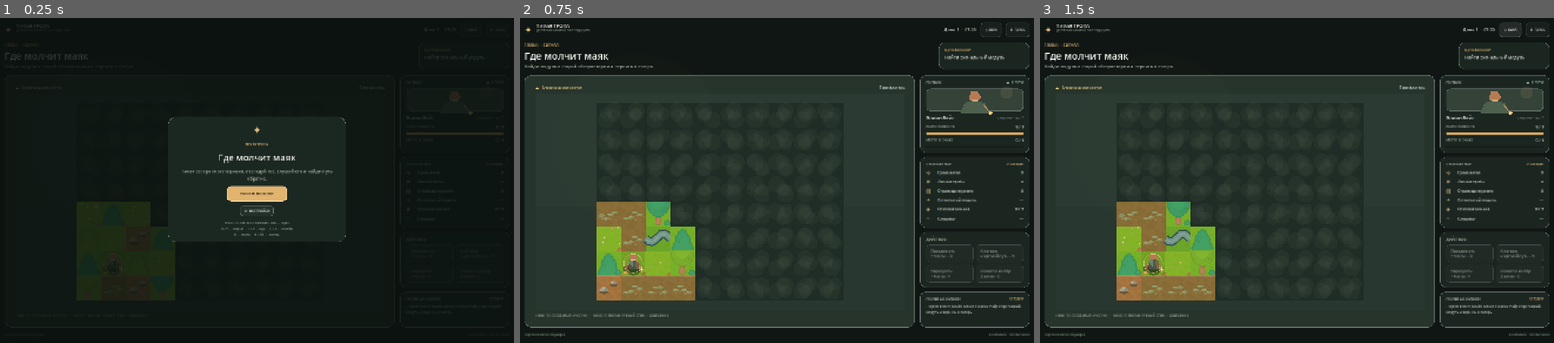
Above: before the commit, frames 1-3 (left to right).
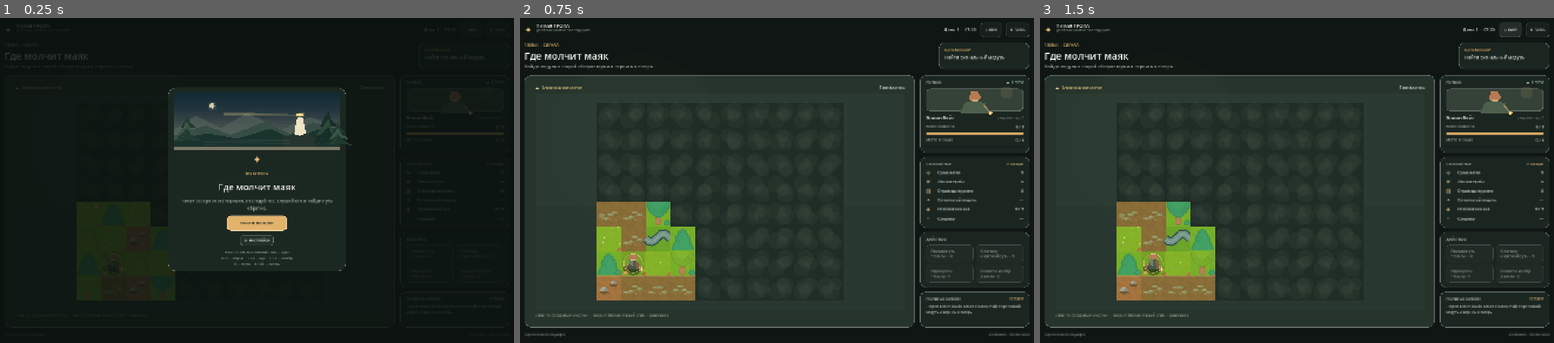
Above: after the commit, the same moments.

Repository: KasperV12/quiet-trail
Game: Godot game, scene res://scenes/main.tscn
Two runs of this game, one before a commit and one after it. Both use one fixed random seed, a clock stepped at 60 frames per second and the inputs below.
Inputs:
- Up to frame 1 (0.25 s): no input
- Up to frame 2 (0.75 s): click "НАЧАТЬ ВЫЛАЗКУ" at 0.5 s
- Up to frame 3 (1.5 s): click "♫ ЗВУК" at 1.25 s

The runs differ from the first frame. In frame 1, 6.6% of the frame differs, in the area x 32-69%, y 21-78%; in frame 2, nothing differs; in frame 3, nothing differs.

Commit message:
Create original lighthouse title illustration

Diff:
--- a/scripts/main.gd
+++ b/scripts/main.gd
@@ -2,6 +2,7 @@
 
 const ExpeditionStateScript = preload("res://scripts/expedition_state.gd")
 const ExpeditionMapScript = preload("res://scripts/world_view.gd")
+const TitleArtScript = preload("res://scripts/title_art.gd")
 const SAVE_PATH := "user://lantern_trail_save.json"
 const SETTINGS_PATH := "user://lantern_trail_settings.json"
 
@@ -388,6 +389,10 @@
 	var col := VBoxContainer.new()
 	col.add_theme_constant_override("separation", 12)
 	panel.add_child(col)
+	if kicker == "ТИХАЯ ТРОПА":
+		var title_art = TitleArtScript.new()
+		title_art.custom_minimum_size = Vector2(450, 150)
+		col.add_child(title_art)
 	var sigil := _label(icon, 31, Color("#e8c17f"), true)
 	sigil.horizontal_alignment = HORIZONTAL_ALIGNMENT_CENTER
 	col.add_child(sigil)
--- /dev/null
+++ b/scripts/title_art.gd
@@ -0,0 +1,89 @@
+extends Control
+class_name TitleArt
+
+func _ready() -> void:
+	custom_minimum_size = Vector2(450, 150)
+	mouse_filter = Control.MOUSE_FILTER_IGNORE
+
+func _draw() -> void:
+	var w := size.x
+	var h := size.y
+	if w <= 0.0 or h <= 0.0:
+		return
+	for i in range(18):
+		var t := float(i) / 17.0
+		var band := Rect2(0, h * t, w, h / 17.0 + 1.0)
+		draw_rect(band, Color("#142b36").lerp(Color("#7d7768"), pow(t, 1.55)))
+	for i in range(26):
+		var star_x := fposmod(float(i * 97 + 23), w)
+		var star_y := fposmod(float(i * 47 + 11), h * 0.43)
+		var alpha := 0.23 + float(posmod(i * 31, 7)) * 0.055
+		draw_circle(Vector2(star_x, star_y), 0.7 + float(i % 3) * 0.25, Color(0.88, 0.91, 0.82, alpha))
+	var moon := Vector2(w * 0.23, h * 0.25)
+	draw_circle(moon, h * 0.085, Color("#e7d8ad", 0.10))
+	draw_circle(moon, h * 0.048, Color("#f0dfb4", 0.85))
+	_draw_polygon([
+		Vector2(0, h * 0.68), Vector2(w * 0.13, h * 0.43), Vector2(w * 0.28, h * 0.66),
+		Vector2(w * 0.44, h * 0.38), Vector2(w * 0.65, h * 0.68), Vector2(w * 0.82, h * 0.45),
+		Vector2(w, h * 0.67), Vector2(w, h), Vector2(0, h)
+	], Color("#53625b", 0.64))
+	_draw_polygon([
+		Vector2(0, h * 0.79), Vector2(w * 0.19, h * 0.61), Vector2(w * 0.34, h * 0.78),
+		Vector2(w * 0.55, h * 0.54), Vector2(w * 0.70, h * 0.76), Vector2(w * 0.84, h * 0.55),
+		Vector2(w, h * 0.75), Vector2(w, h), Vector2(0, h)
+	], Color("#344b43", 0.92))
+	_draw_polygon([
+		Vector2(0, h * 0.88), Vector2(w * 0.20, h * 0.75), Vector2(w * 0.38, h * 0.85),
+		Vector2(w * 0.58, h * 0.67), Vector2(w * 0.72, h * 0.86), Vector2(w * 0.87, h * 0.68),
+		Vector2(w, h * 0.83), Vector2(w, h), Vector2(0, h)
+	], Color("#1b332d"))
+	var tower_top := Vector2(w * 0.76, h * 0.32)
+	var lamp := tower_top + Vector2(0, h * 0.09)
+	_draw_polygon([
+		lamp, Vector2(w * 0.30, h * 0.36), Vector2(w * 0.30, h * 0.44),
+		Vector2(w * 0.76, h * 0.43)
+	], Color("#f5cf86", 0.15))
+	draw_line(lamp, Vector2(w * 0.30, h * 0.40), Color("#f8d995", 0.23), 1.0, true)
+	draw_rect(Rect2(w * 0.745, h * 0.41, w * 0.03, h * 0.42), Color("#d8c8a5"))
+	draw_colored_polygon(PackedVector2Array([
+		Vector2(w * 0.72, h * 0.84), Vector2(w * 0.745, h * 0.44),
+		Vector2(w * 0.775, h * 0.44), Vector2(w * 0.80, h * 0.84)
+	]), Color("#efe3c5"))
+	draw_rect(Rect2(w * 0.733, h * 0.38, w * 0.054, h * 0.07), Color("#45514a"))
+	draw_rect(Rect2(w * 0.74, h * 0.39, w * 0.04, h * 0.045), Color("#f0cd82"))
+	draw_colored_polygon(PackedVector2Array([
+		Vector2(w * 0.724, h * 0.385), Vector2(w * 0.75, h * 0.335),
+		Vector2(w * 0.778, h * 0.385)
+	]), Color("#293a36"))
+	draw_rect(Rect2(w * 0.727, h * 0.452, w * 0.066, h * 0.012), Color("#735c43"))
+	draw_circle(lamp, h * 0.045, Color("#f8d487", 0.18))
+	draw_circle(lamp, h * 0.018, Color("#ffe8b0"))
+	_draw_polygon([
+		Vector2(w * 0.65, h * 0.84), Vector2(w * 0.72, h * 0.76),
+		Vector2(w * 0.76, h * 0.80), Vector2(w * 0.80, h * 0.74),
+		Vector2(w * 0.86, h * 0.86), Vector2(w * 0.86, h), Vector2(w * 0.65, h)
+	], Color("#26352f"))
+	_draw_pine(Vector2(w * 0.08, h * 0.73), h * 0.66, Color("#233b32"), Color("#385345"))
+	_draw_pine(Vector2(w * 0.93, h * 0.73), h * 0.83, Color("#172d28"), Color("#2a4739"))
+	_draw_pine(Vector2(w * 0.99, h * 0.82), h * 0.60, Color("#203a30"), Color("#385545"))
+	for i in range(3):
+		var y := h * (0.89 + i * 0.035)
+		draw_line(Vector2(w * 0.18, y), Vector2(w * 0.70, y - h * 0.018), Color(0.84, 0.87, 0.77, 0.08 - i * 0.015), 2.0, true)
+	draw_rect(Rect2(0, 0, w, h), Color(0.05, 0.08, 0.07, 0.12), false, 1.0)
+
+func _draw_polygon(points: Array[Vector2], color: Color) -> void:
+	draw_colored_polygon(PackedVector2Array(points), color)
+
+func _draw_pine(base: Vector2, height: float, shadow: Color, light: Color) -> void:
+	var width := height * 0.42
+	draw_line(base + Vector2(0, -height * 0.10), base + Vector2(0, height * 0.08), Color("#594e3b"), maxf(2.0, height * 0.07), true)
+	for layer in range(3):
+		var top := base.y - height * (0.47 - layer * 0.18)
+		var span := width * (0.56 + layer * 0.22)
+		var bottom := top + height * 0.36
+		_draw_polygon([
+			Vector2(base.x, top), Vector2(base.x + span * 0.22, top + height * 0.17),
+			Vector2(base.x + span, bottom), Vector2(base.x, bottom - height * 0.035),
+			Vector2(base.x - span * 0.82, bottom)
+		], shadow if layer % 2 == 0 else light)
+		draw_line(Vector2(base.x, top + height * 0.04), Vector2(base.x - span * 0.47, bottom - height * 0.015), Color(0.78, 0.78, 0.57, 0.12), 1.0, true)
Not shown, added: scripts/title_art.gd.uid
Not shown, changed: ROADMAP.md
